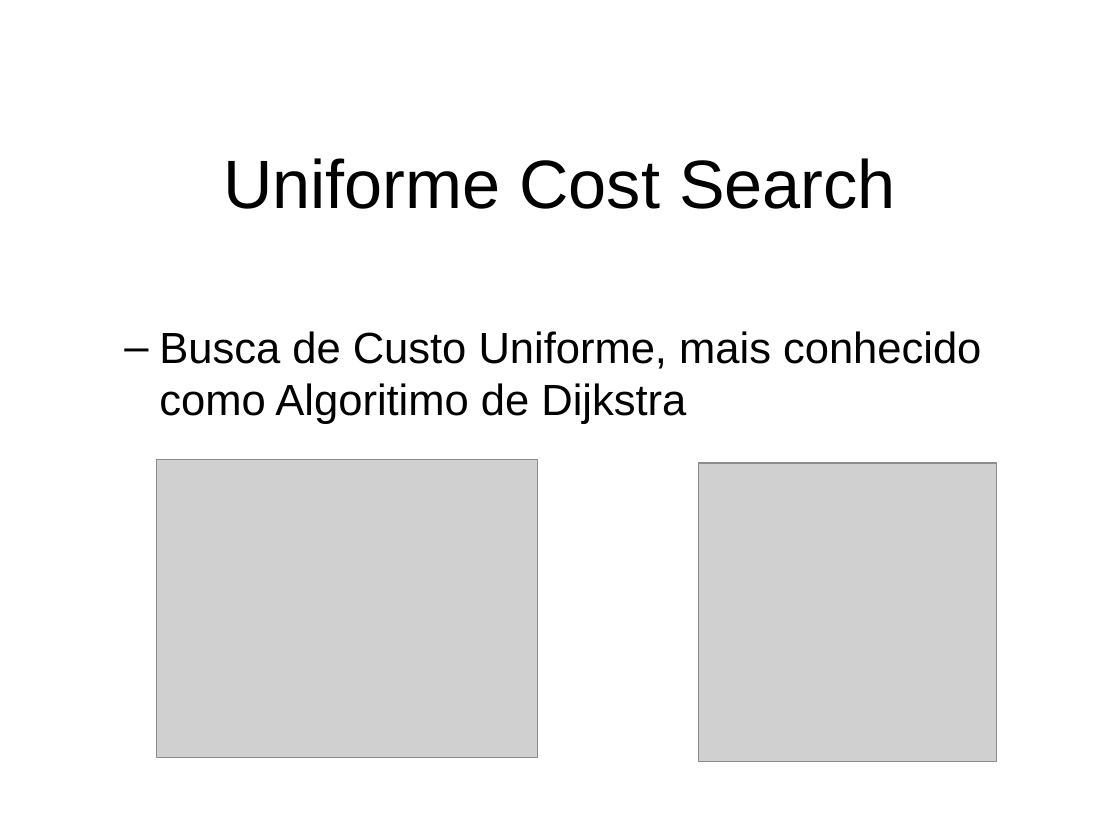
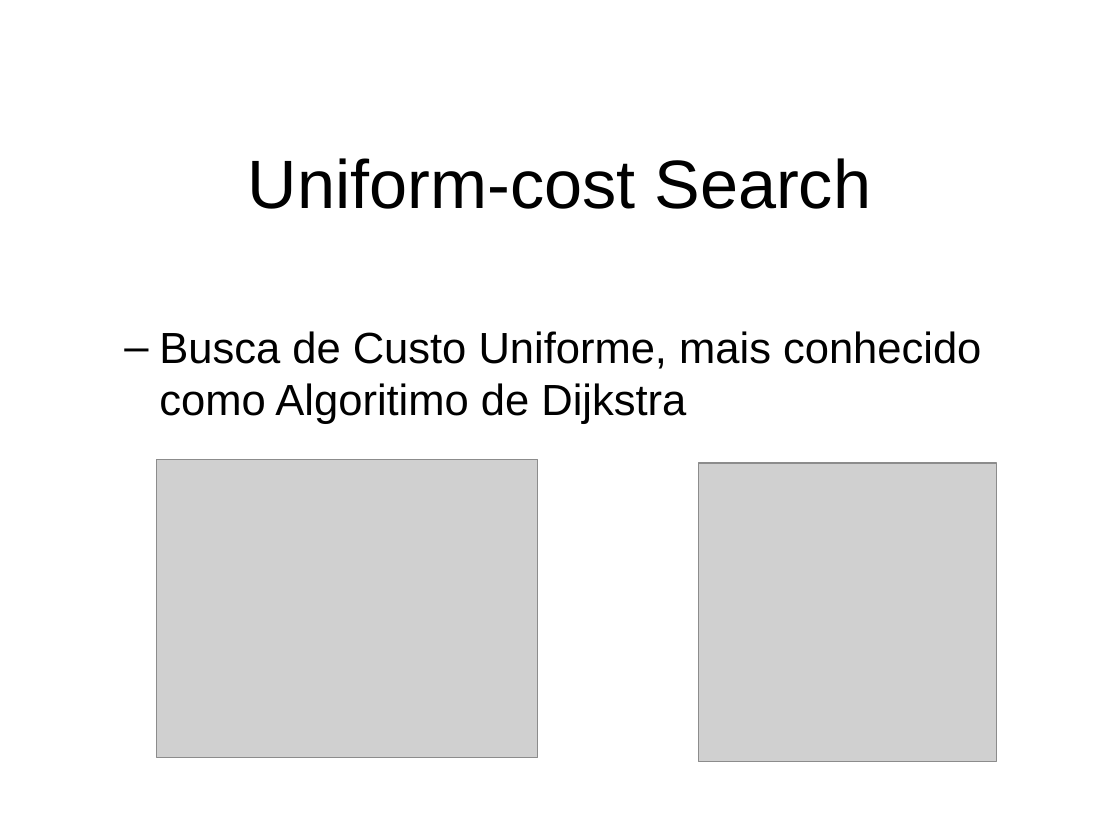
Before and after one commit to RafaelQuirino/SearchingProblems, a slide deck: slide 11 of slides.odp (slide 10 before the commit). Drawn at 1120x840 pixels with LibreOffice and Linux fonts; fonts in the diff are those of the drawing; grey boxes stand for pictures; background and template pictures are left out. Boxes give left, top, right and bottom in pixels: in the first picture for what was removed or moved away, otherwise in the second. Text is boxed around its words. In the diff, an @@ line names an element or a change of style, - is before the commit and + after.

```diff
--- a/slides.odp
+++ b/slides.odp
@@ title at <box>248,158,871,209</box>: text changed @@
-Uniforme Cost Search
+Uniform-cost Search
```
Also in this commit, not shown: 4 slides added, 1 other file.
